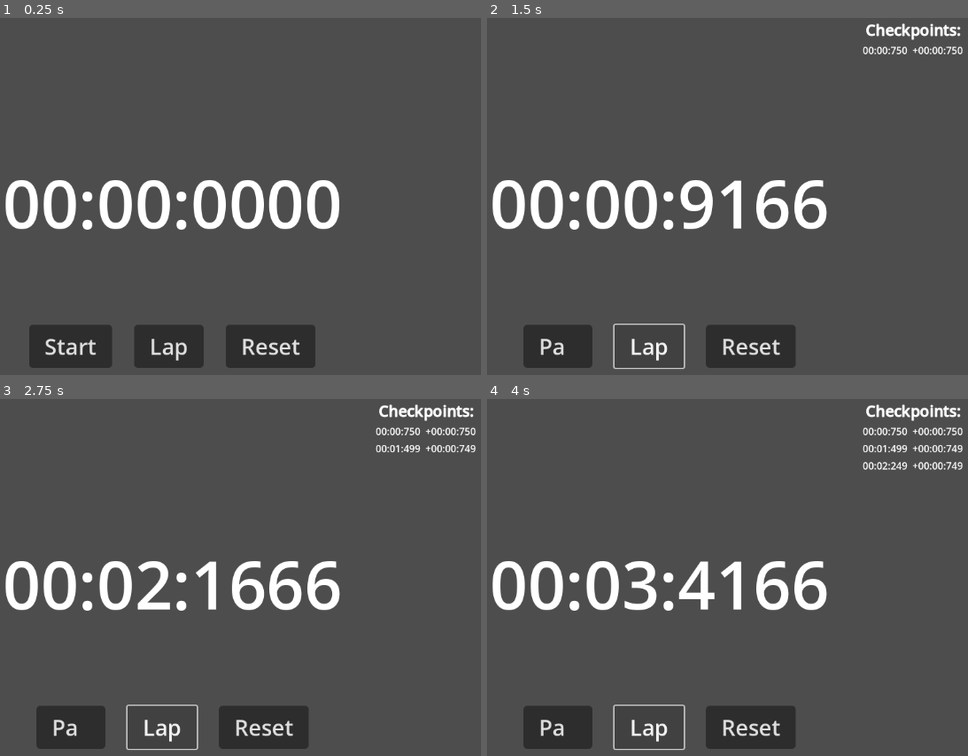
Above: before the commit, frames 1-4 (two rows, left to right).
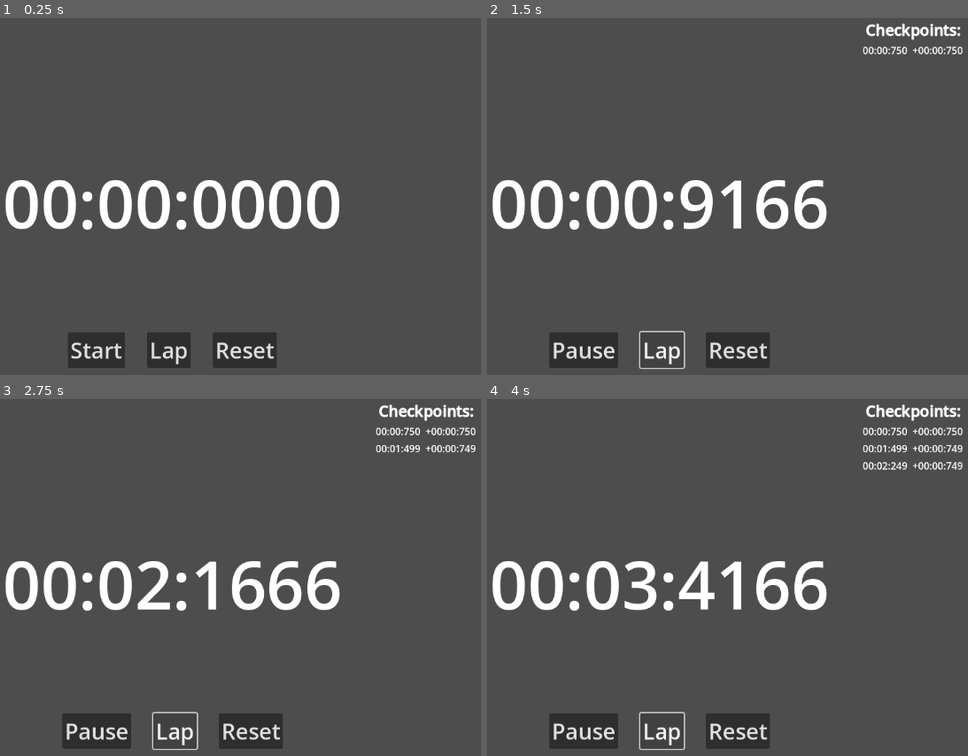
Above: after the commit, the same moments.

Repository: GuaraProductions/Stopwatch
Game: Godot game, scene res://examples/ClockTest.tscn
Same seed, same stepped clock (60 frames per second), same inputs: the game is played once before the commit and once after it. The project has no main scene, so this scene is started directly.
Inputs:
- Up to frame 1 (0.25 s): no input
- Up to frame 2 (1.5 s): click "Start" at 0.5 s; click "Lap" at 1.25 s
- Up to frame 3 (2.75 s): click "Lap" at 2 s
- Up to frame 4 (4 s): click "Lap" at 2.75 s

The runs differ from the first frame. In frame 1, 4.3% of the frame differs, in the area x 6-66%, y 86-99%; in frame 2, 3.1%; in frame 3, 3.1%; in frame 4, 3.1%.

Commit message:
Updated the plugin to version 4.5 of Godot

Diff:
--- a/examples/ClockTest.tscn
+++ b/examples/ClockTest.tscn
@@ -1,8 +1,7 @@
-[gd_scene load_steps=6 format=3 uid="uid://ct3amptwpsh78"]
+[gd_scene load_steps=5 format=3 uid="uid://ct3amptwpsh78"]
 
-[ext_resource type="Script" path="res://examples/ClockTest.gd" id="1_0pvp2"]
-[ext_resource type="Script" path="res://addons/stopwatch/Stopwatch.gd" id="2_u6g4d"]
-[ext_resource type="StyleBox" uid="uid://b2cvg5uddsgbx" path="res://examples/ButtonStyle.tres" id="3_m1n2q"]
+[ext_resource type="Script" uid="uid://18p2yognl5cj" path="res://examples/ClockTest.gd" id="1_0pvp2"]
+[ext_resource type="Script" uid="uid://c6ry1dwkeeeq0" path="res://addons/stopwatch/Stopwatch.gd" id="2_u6g4d"]
 
 [sub_resource type="LabelSettings" id="LabelSettings_71mh4"]
 font_size = 108
@@ -105,19 +104,16 @@
 [node name="Start" type="Button" parent="Buttons/List"]
 layout_mode = 2
 theme_override_font_sizes/font_size = 36
-theme_override_styles/normal = ExtResource("3_m1n2q")
 text = "Start"
 
 [node name="Lap" type="Button" parent="Buttons/List"]
 layout_mode = 2
 theme_override_font_sizes/font_size = 36
-theme_override_styles/normal = ExtResource("3_m1n2q")
 text = "Lap"
 
 [node name="Reset" type="Button" parent="Buttons/List"]
 layout_mode = 2
 theme_override_font_sizes/font_size = 36
-theme_override_styles/normal = ExtResource("3_m1n2q")
 text = "Reset"
 
 [node name="Timer" type="Timer" parent="."]
--- a/project.godot
+++ b/project.godot
@@ -11,7 +11,7 @@
 [application]
 
 config/name="stopwatch"
-config/features=PackedStringArray("4.2", "Forward Plus")
+config/features=PackedStringArray("4.5", "Forward Plus")
 config/icon="res://icon.svg"
 
 [editor_plugins]
Not shown, added: addons/stopwatch/Stopwatch.gd.uid
Not shown, added: addons/stopwatch/plugin.gd.uid
Not shown, added: examples/ClockTest.gd.uid
